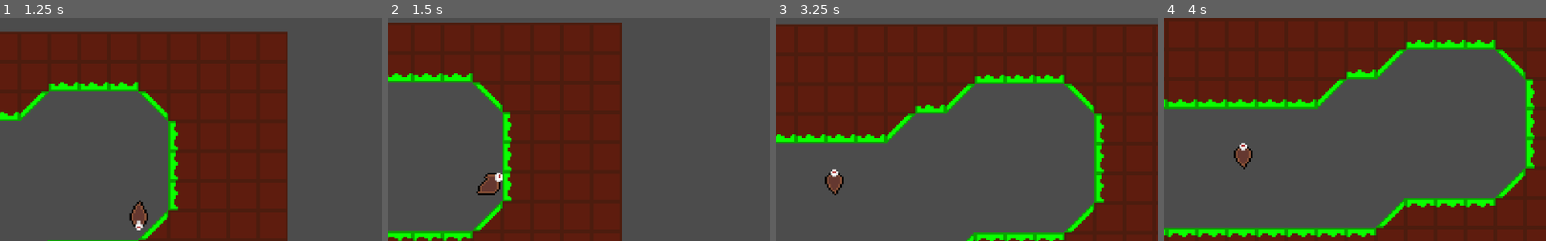
Above: before the commit, frames 1-4 (left to right).
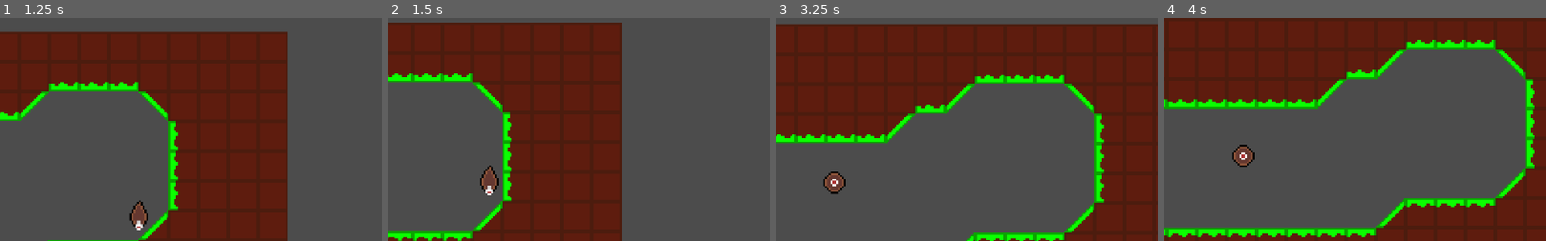
Above: after the commit, the same moments.

Repository: Shoter99/GameJamFirst
Game: Godot game, scene res://enviroment/level prefab/Level test.tscn
Same seed, same stepped clock (60 frames per second), same inputs: the game is played once before the commit and once after it.
Inputs (mouse positions are % of the whole screen's width and height, from its top left):
- Up to frame 1 (1.25 s): move the mouse to (72, 45) at 0.52 s; hold Right (move_right) from 0.53 s (still down); tap Space (jump) at 0.6, 0.77, 1.07 s
- Up to frame 2 (1.5 s): keep holding Right (move_right); move the mouse to (30, 55) at 1.27 s; tap Shift (Slide) at 1.35 s
- Up to frame 3 (3.25 s): tap Space (jump) at 1.52, 1.55, 1.82, 2.3, 2.85, 3.02 s; move the mouse to (60, 28) at 2.02 s; release Right (move_right) at 2.03 s; hold Left (move_left) 2.03-2.78 s; click (60, 28) at 2.1 s; move the mouse to (45, 70) at 2.77 s; hold Right (move_right) from 2.78 s (still down)
- Up to frame 4 (4 s): keep holding Right (move_right); tap Space (jump) at 3.32, 3.77, 3.8 s; move the mouse to (80, 65) at 3.52 s; hold Shift (Slide) from 3.53 s (still down)
The pictures show only the part of the screen within x 40-90%, y 13-63%; the shares and areas given below are measured in that part.

Frame 1 is identical in both runs. In frame 2, 0.5% of the frame differs, in the area x 23-30%, y 66-80%; in frame 3, 0.3%; in frame 4, 0.3%.

Commit message:
Improved jump animation and added on_wall animation

Diff:
--- a/Player/MovementScript.gd
+++ b/Player/MovementScript.gd
@@ -84,12 +84,11 @@
 		isDead = true
 
 func _physics_process(delta : float):
-	if velocity.x != 0 and velocity.y == 0:
-		$Sprite.play("walk")
-	elif velocity.x == 0 and velocity.y == 0:
-		$Sprite.play("idle")
-	elif velocity.y != 0:
-		$Sprite.play("jump")
+	if is_on_floor() and is_on_wall() == false:
+		if velocity.x != 0 and velocity.y == 0:
+			$Sprite.play("walk")
+		elif velocity.x == 0 and velocity.y == 0:
+			$Sprite.play("idle")
 
 
 	if is_on_floor() == false and is_on_wall():
@@ -121,7 +120,14 @@
 		if get_slide_collision(1):
 			if get_slide_collision(1).position.x > get_position().x:
 				whereWall = "right"
+				$Sprite.play("on_wall")
+				get_node("Sprite").set_flip_h(true)
 			else:
 				whereWall = "left"
+				$Sprite.play("on_wall")
+				get_node("Sprite").set_flip_h(false)
+
 	else:
 		whereWall = "nothing"
+		$Sprite.play("jump")
+	print(velocity.y)
